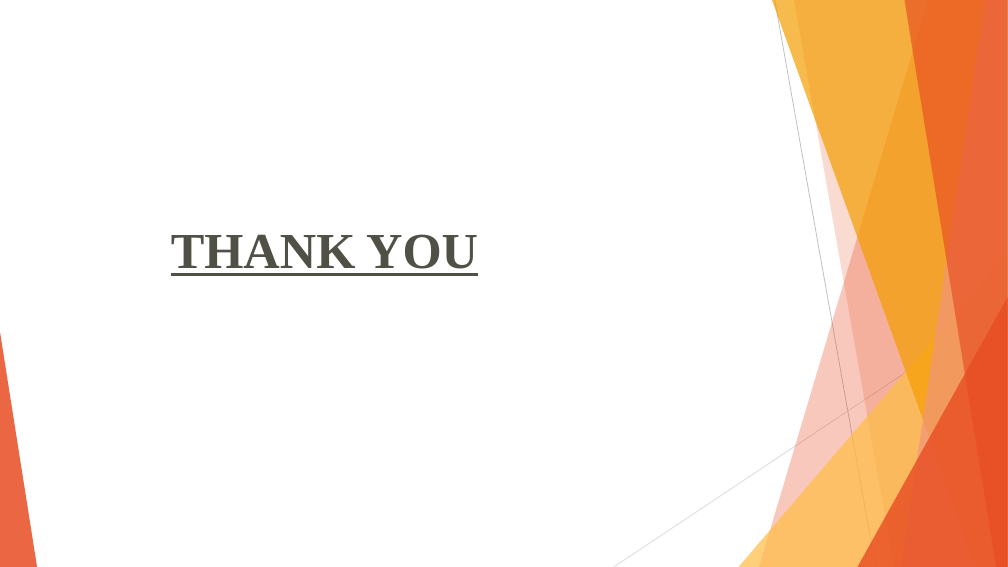
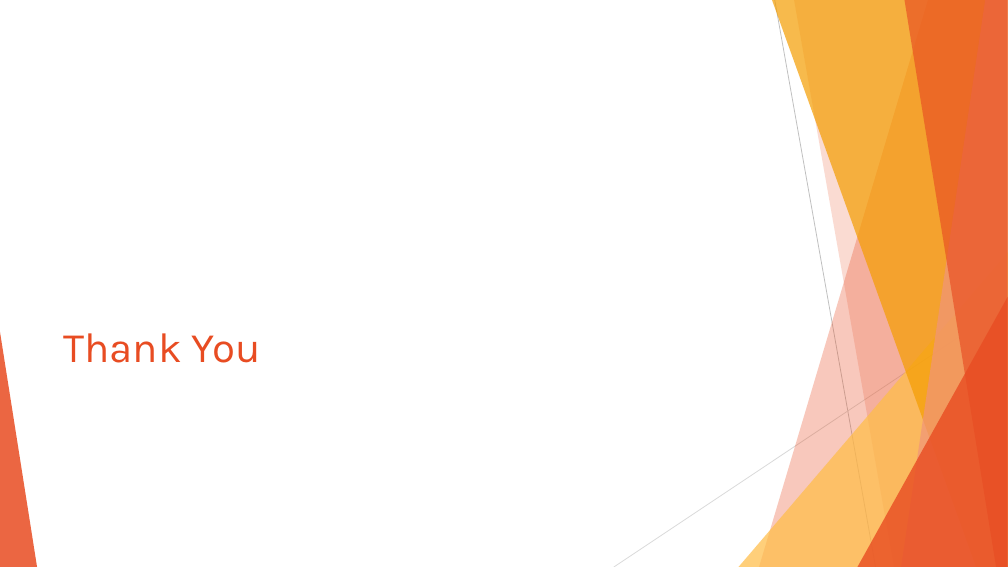
Before and after one commit to preyash2047/Stock_Price_Prediction, a slide deck: slide 47 of Project Presentation/PPT/SPP.pptx (slide 43 before the commit). Drawn at 1008x567 pixels with LibreOffice and Linux fonts; fonts in the diff are those of the drawing. Boxes give left, top, right and bottom in pixels: in the first picture for what was removed or moved away, otherwise in the second. Text is boxed around its words. In the diff, an @@ line names an element or a change of style, - is before the commit and + after.

```diff
--- a/Project Presentation/PPT/SPP.pptx
+++ b/Project Presentation/PPT/SPP.pptx
@@ title "Thank You" at (64, 333, 261, 363): vertical alignment top to bottom @@
@@ title at (64, 333, 261, 363): text changed; size 48 to 40 pt; font Times New Roman to Karla; text colour #505046 to #E84C22; bold off @@
-THANK YOU
+Thank You
```
Also in this commit, not shown: 6 other slides changed, 9 slides added, 5 slides removed, 1 other file.
